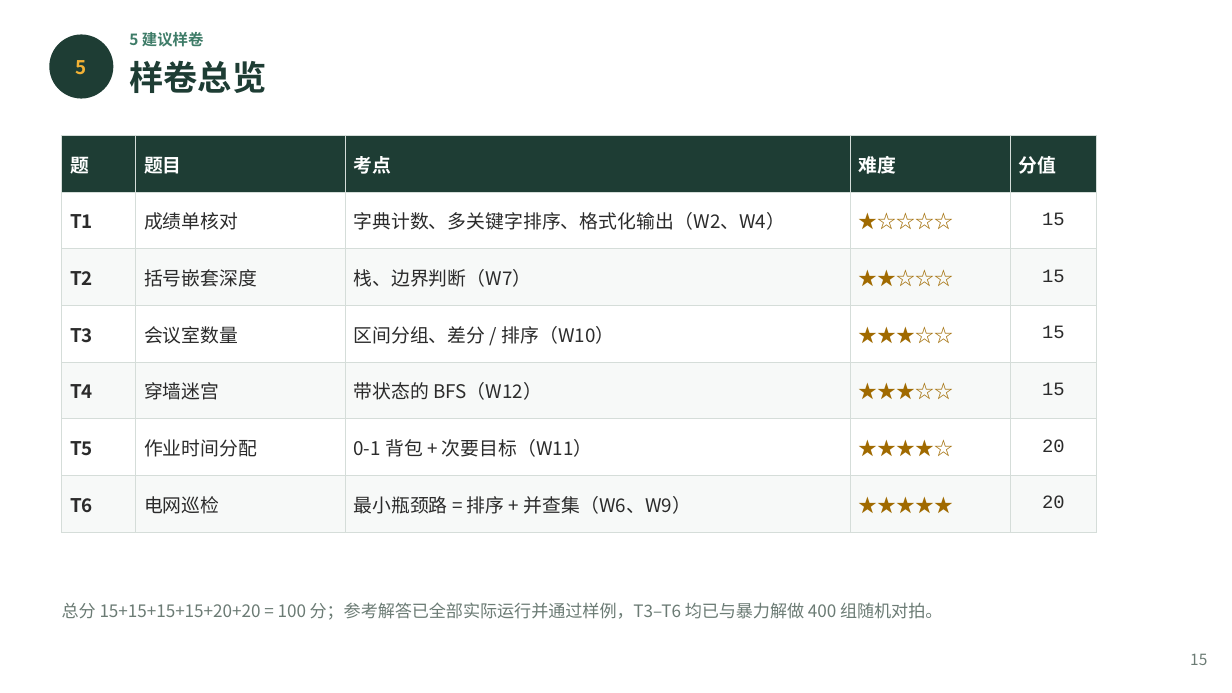
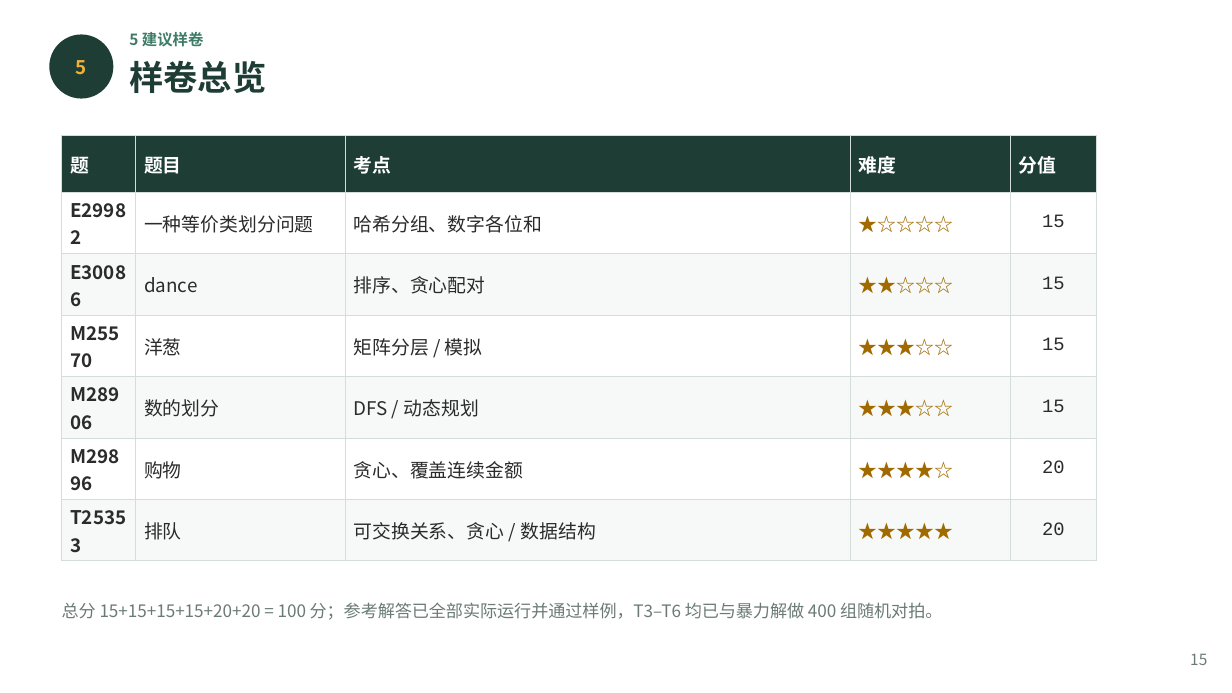
Before and after one commit to GMyhf/2026fall-cs101, a slide deck: slide 15 of courseware/202612_ADS_W16_Review_Final_Machine_Exam.pptx. Drawn at 1232x693 pixels with LibreOffice and Linux fonts; fonts in the diff are those of the drawing. Boxes give left, top, right and bottom in pixels: in the first picture for what was removed or moved away, otherwise in the second. Text is boxed around its words. In the diff, an @@ line names an element or a change of style, - is before the commit and + after.

```diff
--- a/courseware/202612_ADS_W16_Review_Final_Machine_Exam.pptx
+++ b/courseware/202612_ADS_W16_Review_Final_Machine_Exam.pptx
@@ table at (62,136,1096,544) @@
-row 2: T1 | 成绩单核对 | 字典计数、多关键字排序、格式化输出（W2、W4） | ★☆☆☆☆ | 15
+row 2: E29982 | 一种等价类划分问题 | 哈希分组、数字各位和 | ★☆☆☆☆ | 15
-row 3: T2 | 括号嵌套深度 | 栈、边界判断（W7） | ★★☆☆☆ | 15
+row 3: E30086 | dance | 排序、贪心配对 | ★★☆☆☆ | 15
-row 4: T3 | 会议室数量 | 区间分组、差分 / 排序（W10） | ★★★☆☆ | 15
+row 4: M25570 | 洋葱 | 矩阵分层 / 模拟 | ★★★☆☆ | 15
-row 5: T4 | 穿墙迷宫 | 带状态的 BFS（W12） | ★★★☆☆ | 15
+row 5: M28906 | 数的划分 | DFS / 动态规划 | ★★★☆☆ | 15
-row 6: T5 | 作业时间分配 | 0-1 背包 + 次要目标（W11） | ★★★★☆ | 20
+row 6: M29896 | 购物 | 贪心、覆盖连续金额 | ★★★★☆ | 20
-row 7: T6 | 电网巡检 | 最小瓶颈路 = 排序 + 并查集（W6、W9） | ★★★★★ | 20
+row 7: T25353 | 排队 | 可交换关系、贪心 / 数据结构 | ★★★★★ | 20
```
Also in this commit, not shown: 9 other files.
